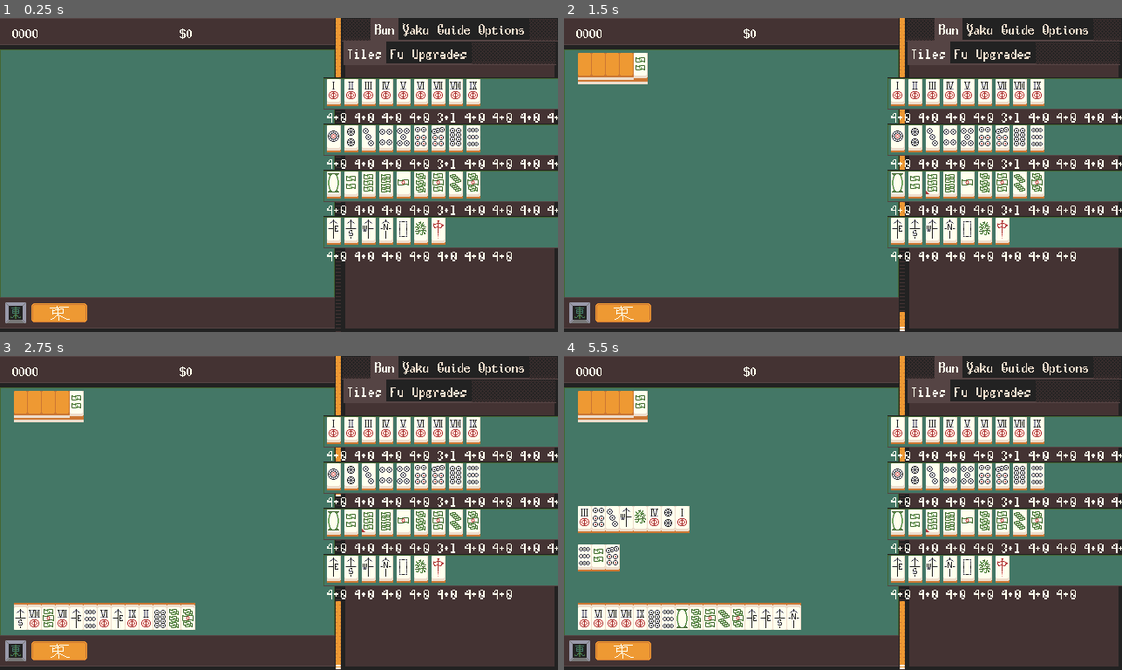
Above: before the commit, frames 1-4 (two rows, left to right).
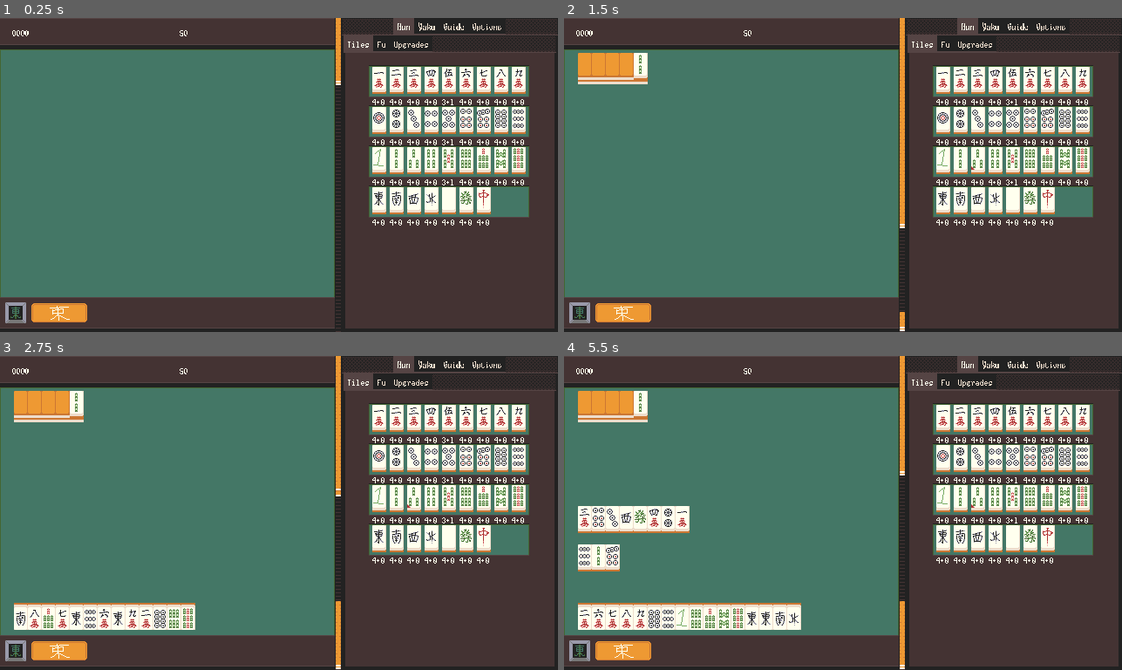
Above: after the commit, the same moments.

Repository: nanahyakuman/ultimahjong
Game: Godot game, scene res://root.tscn
Same seed, same stepped clock (60 frames per second), same inputs: the game is played once before the commit and once after it.
Inputs (mouse positions are in pixels of both pictures, inside the frame that each line leads up to):
- Up to frame 1 (0.25 s): no input
- Up to frame 2 (1.5 s): tap Enter at 0.5 s; drag from (898, 93) to (898, 105) at 0.52 s; drag from (586, 71) to (815, 237) at 1.27 s
- Up to frame 3 (2.75 s): tap Space at 2 s; move the mouse to (33, 409) at 2.02 s; click (33, 409) at 2.17 s
- Up to frame 4 (5.5 s): drag from (614, 409) to (675, 465) at 2.77 s; tap Enter at 3.5 s; drag from (625, 409) to (870, 513) at 3.52 s; drag from (642, 409) to (759, 434) at 4.27 s; move the mouse to (586, 406) at 5.02 s; click (586, 406) at 5.17 s

The runs differ from the first frame. In frame 1, 23% of the frame differs, in the area x 2-100%, y 0-78%; in frame 2, 23%; in frame 3, 24%; in frame 4, 24%, in the area x 2-100%, y 0-87%.

Commit message:
partial sync, switching computers

Diff:
--- a/AllYaku.gd
+++ b/AllYaku.gd
@@ -47,9 +47,9 @@
 
 	"SPACER_4": "[b]Dora",
 
-	"Kan Dora": ScoringInfo.Fu.new("Kan Dora", 8),
-	"Ura Dora": ScoringInfo.Fu.new("Ura Dora", 8),
-	"Aka Dora": ScoringInfo.Fu.new("Aka Dora", 8),
+	"Kan Dora": ScoringInfo.Fu.new("Kan Dora", 16),
+	"Ura Dora": ScoringInfo.Fu.new("Ura Dora", 16),
+	"Aka Dora": ScoringInfo.Fu.new("Aka Dora", 16),
 }
 
 #func _ready():
--- a/MahjongManager.gd
+++ b/MahjongManager.gd
@@ -10,7 +10,7 @@
 @onready var tile_sfx_player = $TileOnTable
 @onready var call_sfx_player = $CallMade
 @onready var root = $"../../.."
-@onready var anim_timer = $AnimTimer
+@onready var anim_timer = $%AnimTimer
 @onready var upgrades = $Upgrades
 @onready var hand_gui = $"../GUIManager/All/SideSpacers/Tiles/HBoxContainer/Hand"
 
@@ -177,6 +177,14 @@
 			revealed_dora_ids.append(id)
 	TileGraphicKnower.update_dora_ids(revealed_dora_ids)
 
+func reveal_dora():
+	revealed_kan_dora += 1
+
+	var revealed_dora_ids = []
+	for i in range(upgrades.get_kan_size() - revealed_kan_dora, kan_dora.size()):
+		for id in kan_dora[i].get_dora_id():
+			revealed_dora_ids.append(id)
+	TileGraphicKnower.update_dora_ids(revealed_dora_ids)
 
 ##  this is dopey but `start_rotation` calls `do_opp_discard`,
 ## which recursively calls either itself or `do_tsumo` or "do_post_call_discard`
@@ -446,6 +454,8 @@
 			new_grouping = Grouping.new(Grouping.SET, tiles_involved)
 		CALL_BITMASK.KAN:
 			new_grouping = Grouping.new(Grouping.SET, tiles_involved)
+			reveal_dora()
+
 		CALL_BITMASK.CLOSED_KAN:
 			new_grouping = Grouping.new(Grouping.SET, tiles_involved)
 		CALL_BITMASK.RCH:
--- /dev/null
+++ b/OptionsButton.gd
@@ -0,0 +1 @@
+extends TextureButton
--- a/Purchaseable.gd
+++ b/Purchaseable.gd
@@ -58,6 +58,10 @@
 			cost /= 2
 
 		cost = floori(cost)
+	elif type == TYPES.DEAD_REDUCE:
+		cost = 3
+	elif type == TYPES.KAN_REVEAL:
+		cost = 6
 
 	label.text = "%d" % cost
 
--- a/PurchaseablesHolder.gd
+++ b/PurchaseablesHolder.gd
@@ -5,6 +5,7 @@
 @onready var upgrades = mahjong_manager.upgrades
 @onready var shop_root = %ShopRoot
 @onready var cursor_text = %CursorText
+@onready var anim_timer = %AnimTimer
 
 @export var purchaseable: PackedScene
 
@@ -50,19 +51,27 @@
 	if shop_root.money < node.cost:
 		return false
 
+	if shop_root.state != shop_root.STATE_ACTIVE:
+		return false
+
 	shop_root.adjust_money(-node.cost)
+	shop_root.state = shop_root.STATE_ANIMATING
 
 	match node.type:
 		Purchaseable.TYPES.AKA:
 			for t in node.tiles:
 				tile_counter.increment_aka(t)
+				await anim_timer.start_mod(.1)
 		Purchaseable.TYPES.ADD:
 			for t in node.tiles:
 				tile_counter.increment_tile(t)
+				await anim_timer.start_mod(.1)
 		Purchaseable.TYPES.DEAD_REDUCE:
 			upgrades.dead_wall_size_reduce += 2
 		Purchaseable.TYPES.KAN_REVEAL:
 			upgrades.additional_revealed_kandora += 1
+
+	shop_root.state = shop_root.STATE_ACTIVE
 
 	return true
 
--- /dev/null
+++ b/QuitButton.gd
@@ -0,0 +1,4 @@
+extends TextureButton
+
+func _on_pressed():
+	get_tree().quit()
--- a/ShopRoot.gd
+++ b/ShopRoot.gd
@@ -3,6 +3,9 @@
 var money = 0
 
 var MONEY_PER_ROUND = 10
+
+enum {STATE_ANIMATING, STATE_ACTIVE}
+var state
 
 @onready var root = $"../../.."
 @onready var cash_label = $"../GUIManager/TableTop/HBoxContainer/CashLabel"
@@ -14,6 +17,8 @@
 ]
 
 func start():
+	state = STATE_ACTIVE
+
 	adjust_money(MONEY_PER_ROUND)
 
 	for s in to_be_started:
--- a/TileGraphic.tscn
+++ b/TileGraphic.tscn
@@ -2,8 +2,8 @@
 
 [ext_resource type="Script" path="res://TileGraphic.gd" id="1_w2ft1"]
 [ext_resource type="Texture2D" uid="uid://bf8b1q22m2w0s" path="res://image/tilesides.png" id="3_rn2kv"]
-[ext_resource type="Texture2D" uid="uid://cf68rma0ngtvy" path="res://image/tiles_alt.png" id="4_1q3kj"]
 [ext_resource type="Texture2D" uid="uid://baxb03osrtkhb" path="res://image/tile_highlight_b.png" id="4_2lunx"]
+[ext_resource type="Texture2D" uid="uid://ccdv7r4ga7o3t" path="res://image/tiles.png" id="4_mak2b"]
 [ext_resource type="Texture2D" uid="uid://3xyv2a3mk865" path="res://image/tile_highlight_r.png" id="5_b2fx8"]
 [ext_resource type="Texture2D" uid="uid://cq5xymufy75on" path="res://image/tilerear.png" id="5_xhwoj"]
 [ext_resource type="Texture2D" uid="uid://dajdvnl62pg7i" path="res://image/tile_dora.png" id="6_w2hg6"]
@@ -86,7 +86,7 @@
 
 [node name="Sprite2D" type="Sprite2D" parent="."]
 texture_repeat = 1
-texture = ExtResource("4_1q3kj")
+texture = ExtResource("4_mak2b")
 centered = false
 region_enabled = true
 region_rect = Rect2(80, 64, 16, 32)
--- a/purchaseable.tscn
+++ b/purchaseable.tscn
@@ -7,15 +7,15 @@
 [ext_resource type="PackedScene" uid="uid://dhu60farhkon0" path="res://TileGraphic.tscn" id="5_v11np"]
 
 [sub_resource type="StyleBoxTexture" id="StyleBoxTexture_awi6b"]
-content_margin_left = 4.0
-content_margin_top = 4.0
-content_margin_right = 4.0
-content_margin_bottom = 4.0
+content_margin_left = 5.0
+content_margin_top = 5.0
+content_margin_right = 5.0
+content_margin_bottom = 5.0
 texture = ExtResource("2_pd6pl")
-texture_margin_left = 4.0
-texture_margin_top = 4.0
-texture_margin_right = 4.0
-texture_margin_bottom = 5.0
+texture_margin_left = 5.0
+texture_margin_top = 5.0
+texture_margin_right = 5.0
+texture_margin_bottom = 6.0
 axis_stretch_horizontal = 1
 axis_stretch_vertical = 1
 
--- a/root.tscn
+++ b/root.tscn
@@ -43,6 +43,10 @@
 [ext_resource type="Texture2D" uid="uid://b7pi28pjp68qt" path="res://image/cursor9pr.png" id="38_n0b1y"]
 [ext_resource type="Texture2D" uid="uid://ng8eqocmaltm" path="res://image/sidebar_tiles_9pr.png" id="39_1otd6"]
 [ext_resource type="Script" path="res://FuTab.gd" id="41_je4uv"]
+[ext_resource type="Texture2D" uid="uid://xoodhoigui53" path="res://image/optionsbutton.png" id="42_n7prw"]
+[ext_resource type="Script" path="res://OptionsButton.gd" id="43_jd3i2"]
+[ext_resource type="Script" path="res://QuitButton.gd" id="43_uwhsm"]
+[ext_resource type="FontFile" uid="uid://dvb1ofv411u8h" path="res://text/font/Title.png" id="44_cis8i"]
 
 [sub_resource type="StyleBoxTexture" id="StyleBoxTexture_122ig"]
 content_margin_left = 8.0
@@ -152,9 +156,6 @@
 stream = ExtResource("7_358eq")
 pitch_scale = 0.3
 
-[node name="AnimTimer" type="Timer" parent="HBoxContainer/MahjongRoot/MahjongManager"]
-script = ExtResource("9_r8218")
-
 [node name="GUIManager" type="Control" parent="HBoxContainer/MahjongRoot"]
 layout_mode = 1
 anchors_preset = 15
@@ -819,7 +820,6 @@
 tab_alignment = 1
 
 [node name="Run" type="TabBar" parent="HBoxContainer/Sidebar/TabContainer"]
-visible = false
 layout_mode = 2
 
 [node name="TabContainer" type="TabContainer" parent="HBoxContainer/Sidebar/TabContainer/Run"]
@@ -985,6 +985,7 @@
 offset_bottom = 40.0
 
 [node name="Yaku" type="TabBar" parent="HBoxContainer/Sidebar/TabContainer"]
+visible = false
 layout_mode = 2
 
 [node name="TabContainer" type="TabContainer" parent="HBoxContainer/Sidebar/TabContainer/Yaku"]
@@ -1008,13 +1009,13 @@
 grow_horizontal = 2
 grow_vertical = 2
 bbcode_enabled = true
-text = "[b]Tan'yao タンヤオ[/b]
+text = "[b]Tanyao[/b]
 No terminals or honors.
 
-[b]Riichi 立直[/b]
+[b]Riichi[/b]
 1 tile short of a completed hand. Once entered, hand cannot be modified.
 
-[b]Yakuhai 役牌[/b]
+[b]Yakuhai[/b]
 Set or quad of (dragons)/(seat wind)/(prevalent wind). Stacks with self for multiple valid groupings.
 "
 
@@ -1191,12 +1192,63 @@
 visible = false
 layout_mode = 2
 
+[node name="HBoxContainer" type="HBoxContainer" parent="HBoxContainer/Sidebar/TabContainer/Options"]
+layout_mode = 1
+anchors_preset = 15
+anchor_right = 1.0
+anchor_bottom = 1.0
+grow_horizontal = 2
+grow_vertical = 2
+alignment = 1
+
+[node name="VBoxContainer" type="VBoxContainer" parent="HBoxContainer/Sidebar/TabContainer/Options/HBoxContainer"]
+layout_mode = 2
+theme_override_constants/separation = 8
+alignment = 1
+
+[node name="OptionsButton" type="TextureButton" parent="HBoxContainer/Sidebar/TabContainer/Options/HBoxContainer/VBoxContainer"]
+layout_mode = 2
+texture_normal = ExtResource("42_n7prw")
+script = ExtResource("43_jd3i2")
+
+[node name="Label" type="Label" parent="HBoxContainer/Sidebar/TabContainer/Options/HBoxContainer/VBoxContainer/OptionsButton"]
+layout_mode = 1
+anchors_preset = 15
+anchor_right = 1.0
+anchor_bottom = 1.0
+grow_horizontal = 2
+grow_vertical = 2
+mouse_filter = 1
+theme_override_colors/font_color = Color(0.133333, 0.133333, 0.133333, 1)
+theme_override_fonts/font = ExtResource("44_cis8i")
+text = "Options"
+horizontal_alignment = 1
+vertical_alignment = 1
+
+[node name="QuitButton" type="TextureButton" parent="HBoxContainer/Sidebar/TabContainer/Options/HBoxContainer/VBoxContainer"]
+layout_mode = 2
+texture_normal = ExtResource("42_n7prw")
+script = ExtResource("43_uwhsm")
+
+[node name="Label" type="Label" parent="HBoxContainer/Sidebar/TabContainer/Options/HBoxContainer/VBoxContainer/QuitButton"]
+layout_mode = 1
+anchors_preset = 15
+anchor_right = 1.0
+anchor_bottom = 1.0
+grow_horizontal = 2
+grow_vertical = 2
+mouse_filter = 1
+theme_override_colors/font_color = Color(0.133333, 0.133333, 0.133333, 1)
+theme_override_fonts/font = ExtResource("44_cis8i")
+text = "Quit"
+horizontal_alignment = 1
+vertical_alignment = 1
+
 [node name="CursorText" type="PanelContainer" parent="."]
 unique_name_in_owner = true
-visible = false
 layout_mode = 0
 offset_right = 198.0
-offset_bottom = 17.0
+offset_bottom = 12.0
 theme_override_styles/panel = SubResource("StyleBoxTexture_vhwba")
 script = ExtResource("31_y04dm")
 
@@ -1206,5 +1258,11 @@
 text = "Reduce the size of the dead wall by 1."
 label_settings = SubResource("LabelSettings_ytvxj")
 
+[node name="AnimTimer" type="Timer" parent="."]
+unique_name_in_owner = true
+script = ExtResource("9_r8218")
+
 [connection signal="pressed" from="HBoxContainer/MahjongRoot/ScoringRoot/OpenShopButton" to="HBoxContainer/MahjongRoot/ScoringRoot/OpenShopButton" method="_on_pressed"]
 [connection signal="pressed" from="HBoxContainer/MahjongRoot/ShopRoot/NextRoundButton" to="HBoxContainer/MahjongRoot/ShopRoot/NextRoundButton" method="_on_pressed"]
+[connection signal="pressed" from="HBoxContainer/Sidebar/TabContainer/Options/HBoxContainer/VBoxContainer/OptionsButton" to="HBoxContainer/Sidebar/TabContainer/Options/HBoxContainer/VBoxContainer/OptionsButton" method="_on_pressed"]
+[connection signal="pressed" from="HBoxContainer/Sidebar/TabContainer/Options/HBoxContainer/VBoxContainer/QuitButton" to="HBoxContainer/Sidebar/TabContainer/Options/HBoxContainer/VBoxContainer/QuitButton" method="_on_pressed"]
--- a/theme.tres
+++ b/theme.tres
@@ -80,7 +80,7 @@
 
 [resource]
 default_font = ExtResource("3_e0qua")
-default_font_size = 19
+default_font_size = 12
 BoxContainer/constants/separation = 0
 Fonts/fonts/normal = ExtResource("3_e0qua")
 Label/colors/font_color = Color(1, 1, 0.933333, 1)
Binary file added: image/optionsbutton.png
Not shown, added: image/optionsbutton.png.import
Binary file changed: image/purchaseable9pr.png
Not shown: 1 places in root.tscn that only renumber resources
Not shown, changed: todo.txt
